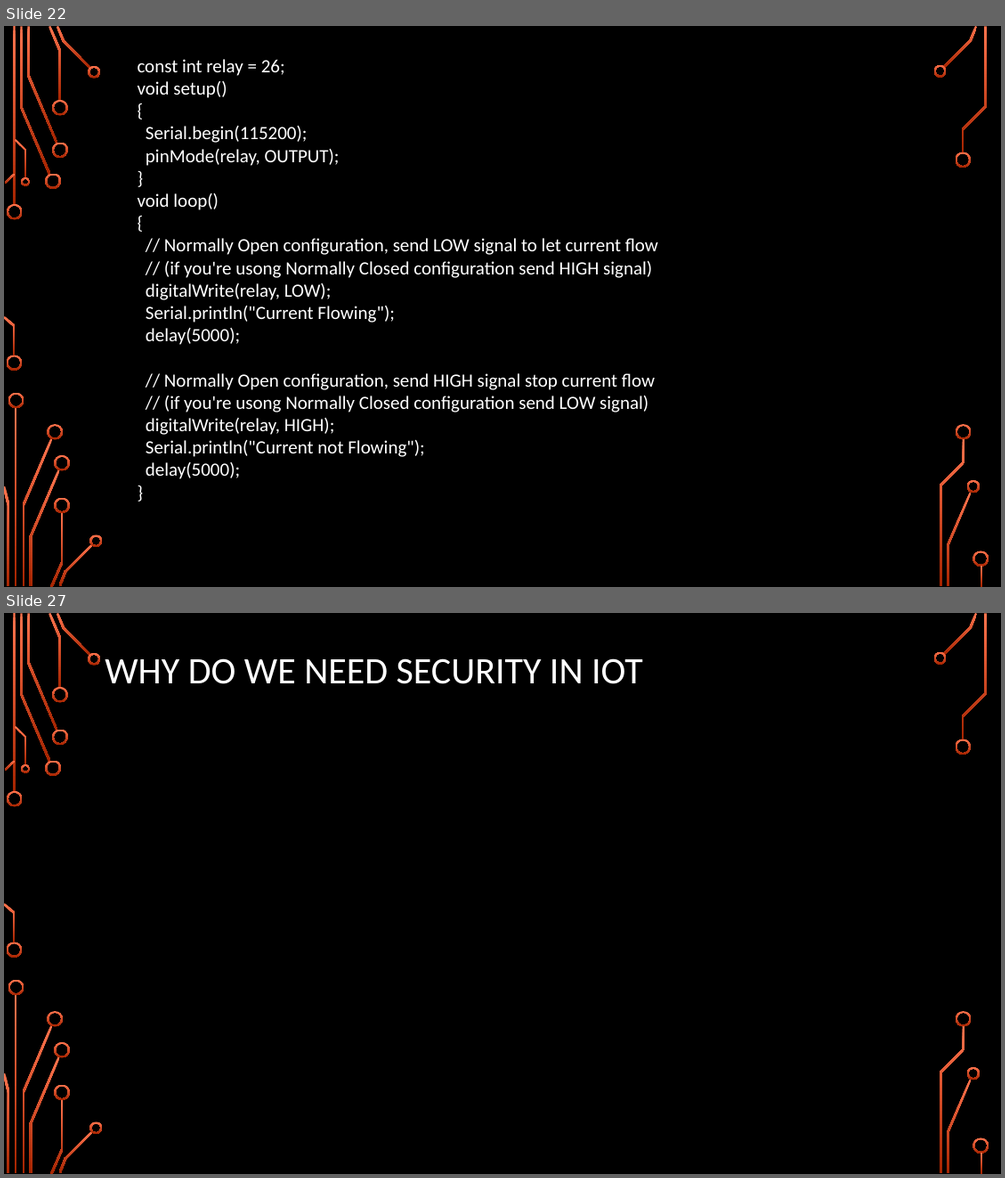
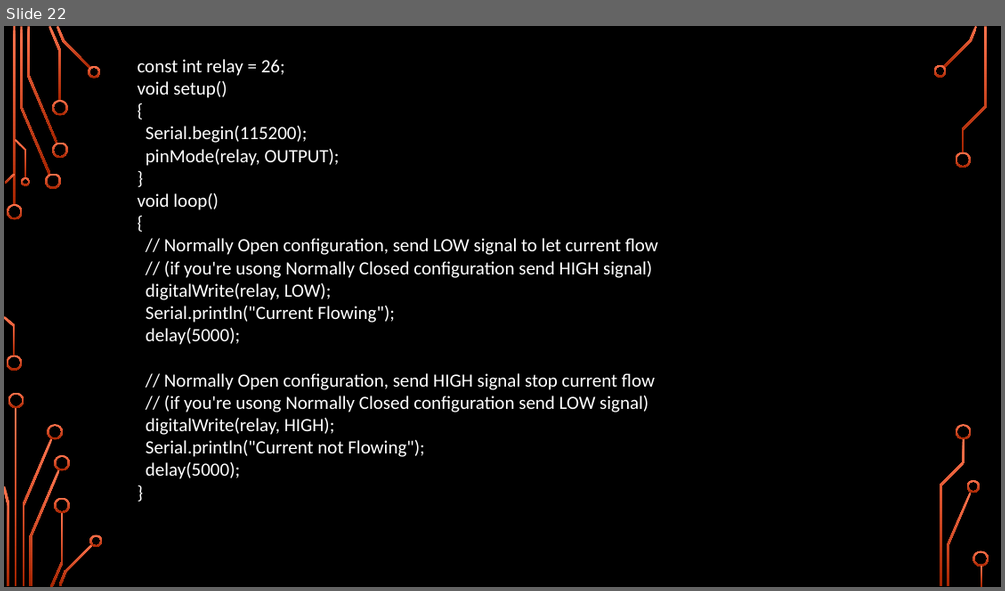
Before and after one commit to girishsukukumar/IoTWorkshop, a slide deck: Module-3.pptx. Shown one above the other, each under a label of ours: slides 22 and 27 before the commit, slide 22 after it; the slides between them are not shown. The pictures are 1005x1178 and 1005x591 pixels, drawn with LibreOffice and Linux fonts; fonts in the diff are those of the drawing; background and template pictures are left out. Boxes give left, top, right and bottom in pixels: in the first picture for what was removed or moved away, otherwise in the second. Text is boxed around its words. In the diff, an @@ line names an element or a change of style, - is before the commit and + after.

```diff
--- a/Module-3.pptx
+++ b/Module-3.pptx
@@ slide 27 removed at [4, 613, 1001, 1174], background picture (left out); not listed: 36 template elements that a slide beside it also shows @@
@@ title removed at [105, 658, 643, 684] @@
-WHY DO WE NEED SECURITY IN IOT
```
Also in this commit, not shown: 1 slide changed, 4 slides added, 3 other slides removed, 1 other file.
